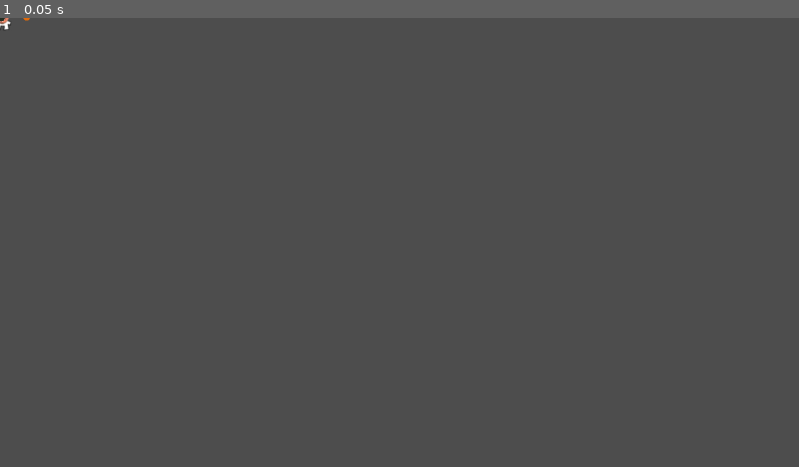
Above: before the commit, frame 1.
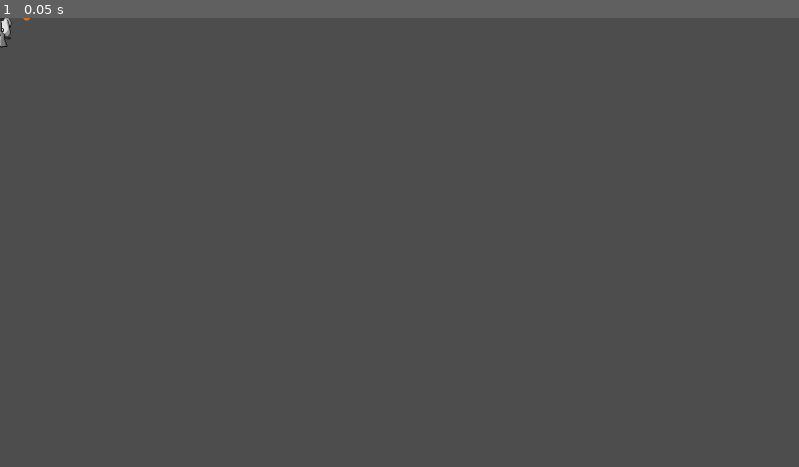
Above: after the commit, the same moment.

Repository: double0can/Raccoon-Rampage-TD
Game: Godot game, scene res://Scenes/Main Scene/main_scene.tscn
The game is run twice, just before and just after one commit, with the same random seed, the same clock (stepped at 60 frames per second) and the same inputs. This scene is started directly instead of the project's main scene.
Inputs:
- Up to frame 1 (0.05 s): no input

The runs differ from the first frame. In frame 1, less than 0.1% of the frame differs, in the area x 0-2%, y 0-7%.

Commit message:
Raccoon sprite added

Diff:
--- a/Scenes/Towers/default_tower.gd
+++ b/Scenes/Towers/default_tower.gd
@@ -5,13 +5,15 @@
 var inRange: Array = []
 var currentTarget: Node2D = null
 
-@onready var firePoint = $firePoint
+@onready var weaponSprite: Sprite2D = $weaponSprite
+@onready var firePoint: Marker2D = $weaponSprite/firePoint
+
 
 func _process(delta: float) -> void:
 	update_target()
 
 	if currentTarget:
-		look_at(currentTarget.global_position)
+		weaponSprite.look_at(currentTarget.global_position)
 
 func update_target():
 	#check if it target is still valid (not dead/despawned)
@@ -50,4 +52,4 @@
 
 		get_tree().current_scene.add_child(newBullet)
 		newBullet.global_position = firePoint.global_position
-		newBullet.global_rotation = global_rotation
+		newBullet.global_rotation = weaponSprite.global_rotation
--- a/Scenes/Towers/default_tower.tscn
+++ b/Scenes/Towers/default_tower.tscn
@@ -1,28 +1,35 @@
-[gd_scene load_steps=5 format=3 uid="uid://7i3jv72difew"]
+[gd_scene load_steps=6 format=3 uid="uid://7i3jv72difew"]
 
 [ext_resource type="Script" uid="uid://d4e3gnqvk0v3h" path="res://Scenes/Towers/default_tower.gd" id="1_1is5w"]
-[ext_resource type="Texture2D" uid="uid://c7dd2i62fohxt" path="res://Assets/Towers/toni_with_wepon (1).png" id="1_r6xvt"]
 [ext_resource type="PackedScene" uid="uid://lok8tqu854fu" path="res://Scenes/bullet/bullet.tscn" id="2_gohhg"]
+[ext_resource type="Texture2D" uid="uid://djigo1dml81y7" path="res://Assets/Towers/raccoon.png" id="3_gohhg"]
+[ext_resource type="Texture2D" uid="uid://cxua7225jb6q8" path="res://Assets/Towers/rifle.png" id="4_g4b1v"]
 
 [sub_resource type="CircleShape2D" id="CircleShape2D_1is5w"]
+radius = 9.402128
 
 [node name="Default Tower" type="Node2D"]
 script = ExtResource("1_1is5w")
 bulletScene = ExtResource("2_gohhg")
 
 [node name="Tower1" type="Sprite2D" parent="."]
-scale = Vector2(1.7222223, 2.0555556)
-texture = ExtResource("1_r6xvt")
+scale = Vector2(0.25, 0.25)
+texture = ExtResource("3_gohhg")
+
+[node name="weaponSprite" type="Sprite2D" parent="."]
+position = Vector2(0, 15)
+rotation = 0.41015238
+scale = Vector2(0.25, 0.25)
+texture = ExtResource("4_g4b1v")
+
+[node name="firePoint" type="Marker2D" parent="weaponSprite"]
+position = Vector2(215.79019, -15.316494)
 
 [node name="Range" type="Area2D" parent="."]
 
 [node name="CollisionShape2D" type="CollisionShape2D" parent="Range"]
-position = Vector2(16.999998, 13.999999)
 scale = Vector2(15, 15)
 shape = SubResource("CircleShape2D_1is5w")
-
-[node name="firePoint" type="Marker2D" parent="."]
-position = Vector2(-18, 11)
 
 [node name="FireRate" type="Timer" parent="."]
 wait_time = 0.87
Binary file added: Assets/Towers/raccoon.png
Not shown, changed: Assets/Towers/raccoon.png.import
Binary file added: Assets/Towers/rifle.png
Not shown, added: Assets/Towers/rifle.png.import
Binary file removed: Assets/Towers/toni_with_wepon (1).png
